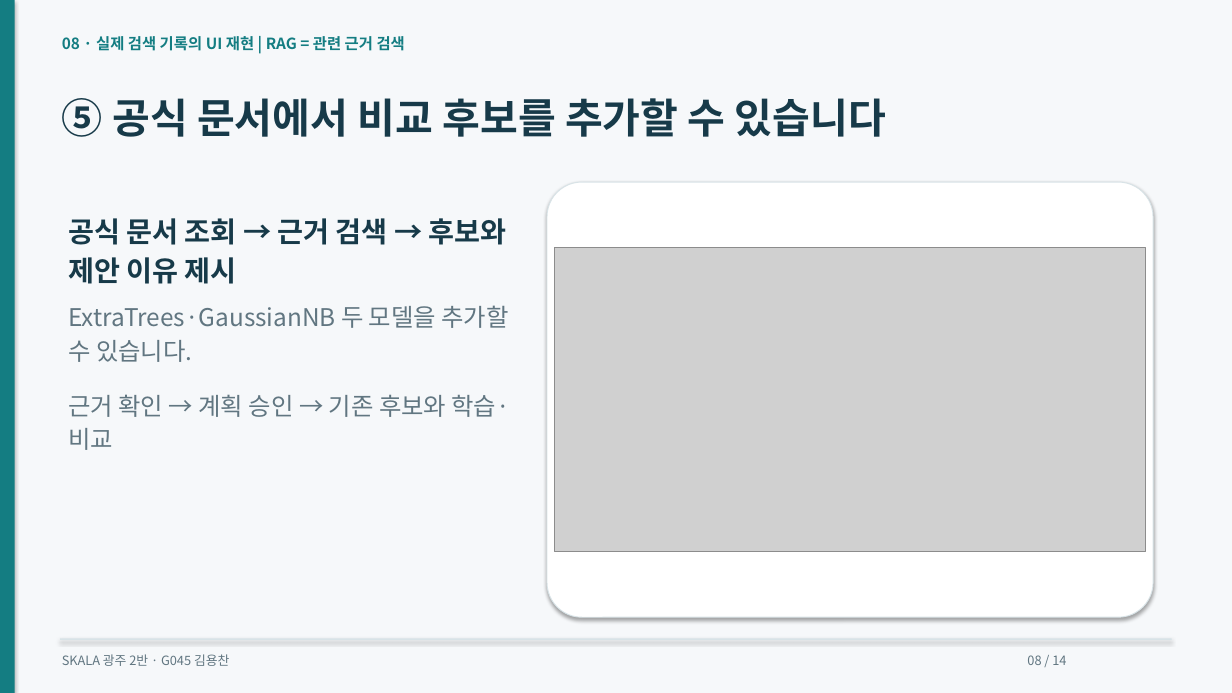
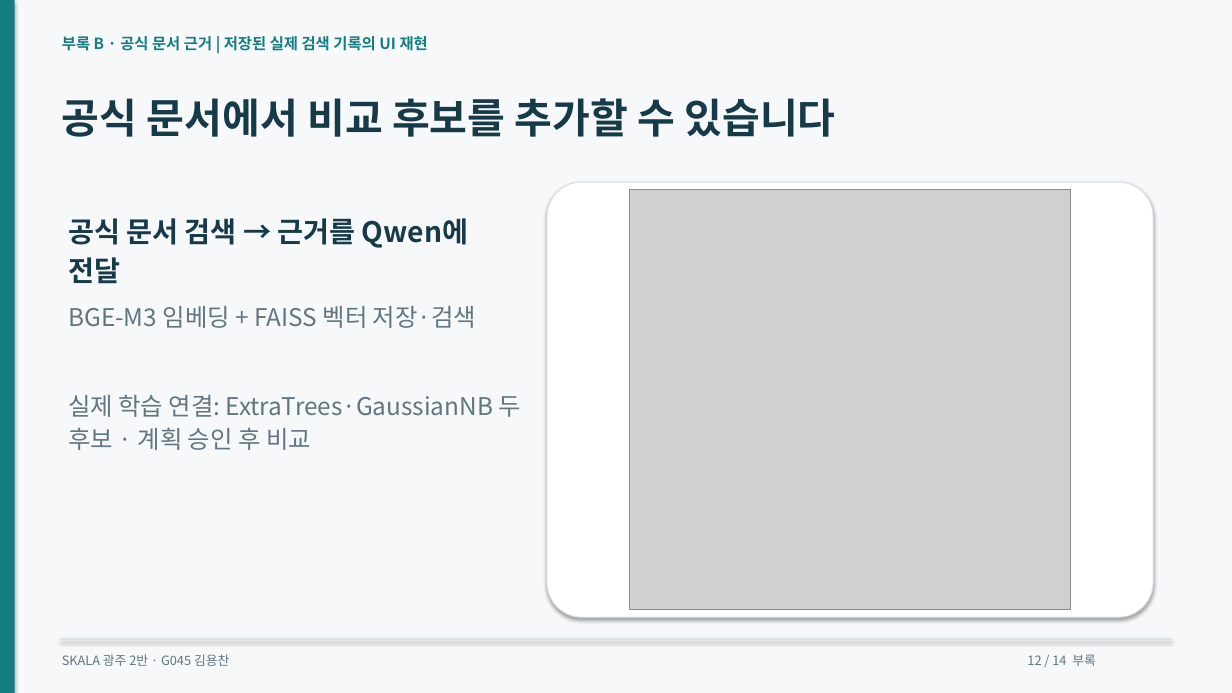
Before and after one commit to dragonchan95/Semiconductor-AI-Agent, a slide deck: slide 12 of docs/G045_Semiconductor_Agent.pptx (slide 8 before the commit). Drawn at 1232x693 pixels with LibreOffice and Linux fonts; fonts in the diff are those of the drawing; grey boxes stand for pictures. Boxes give left, top, right and bottom in pixels: in the first picture for what was removed or moved away, otherwise in the second. Text is boxed around its words. In the diff, an @@ line names an element or a change of style, - is before the commit and + after.

Commit message:
Compare product partitions and add course-based BGE-M3 FAISS RAG

```diff
--- a/docs/G045_Semiconductor_Agent.pptx
+++ b/docs/G045_Semiconductor_Agent.pptx
@@ text at bbox=[62, 36, 428, 51]: text changed @@
-08 · 실제 검색 기록의 UI 재현 | RAG = 관련 근거 검색
+부록 B · 공식 문서 근거 | 저장된 실제 검색 기록의 UI 재현
@@ text at bbox=[62, 98, 836, 137]: text changed @@
-⑤ 공식 문서에서 비교 후보를 추가할 수 있습니다
+공식 문서에서 비교 후보를 추가할 수 있습니다
@@ picture: place and size @@
-picture at bbox=[555, 248, 1146, 553]
+picture at bbox=[629, 189, 1070, 610]
@@ text at bbox=[68, 218, 468, 284]: text changed @@
-공식 문서 조회 → 근거 검색 → 후보와 제안 이유 제시
+공식 문서 검색 → 근거를 Qwen에 전달
@@ text at bbox=[68, 306, 476, 328]: text changed @@
-ExtraTrees·GaussianNB 두 모델을 추가할 수 있습니다.
+BGE-M3 임베딩 + FAISS 벡터 저장·검색
@@ text at bbox=[68, 395, 521, 450]: text changed @@
-근거 확인 → 계획 승인 → 기존 후보와 학습·비교
+실제 학습 연결: ExtraTrees·GaussianNB 두 후보 · 계획 승인 후 비교
@@ text at bbox=[1027, 654, 1096, 666]: text changed @@
-08 / 14
+12 / 14 부록
```
Also in this commit, not shown: 8 other slides changed, 1 slide added, 1 slide removed, 53 other files.
